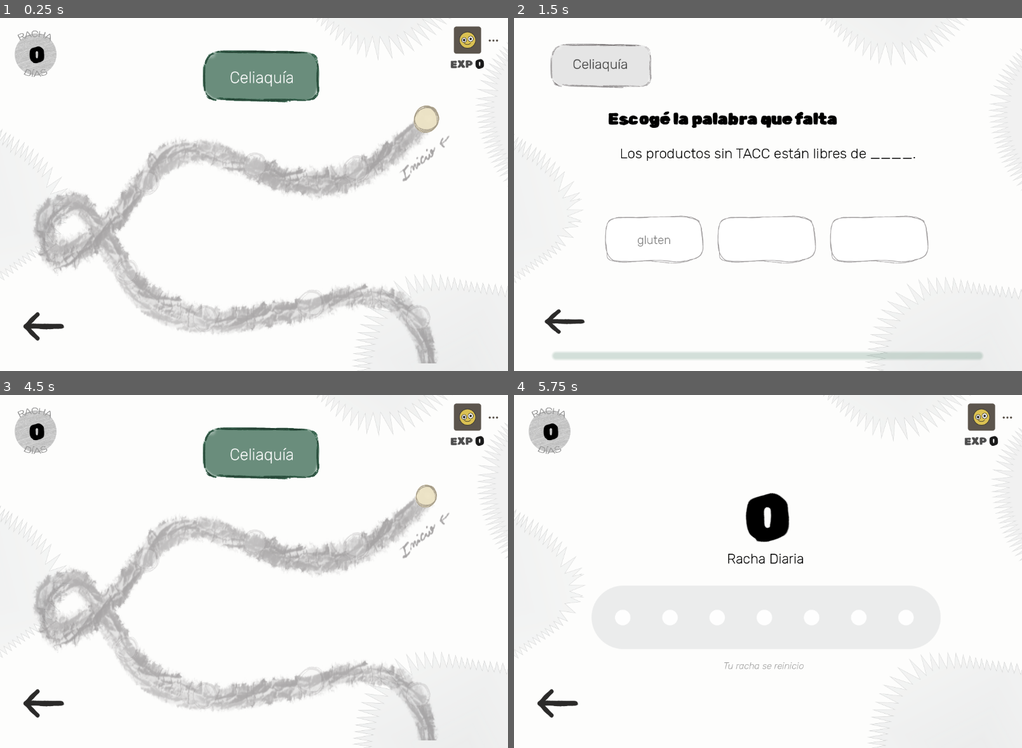
Above: before the commit, frames 1-4 (two rows, left to right).
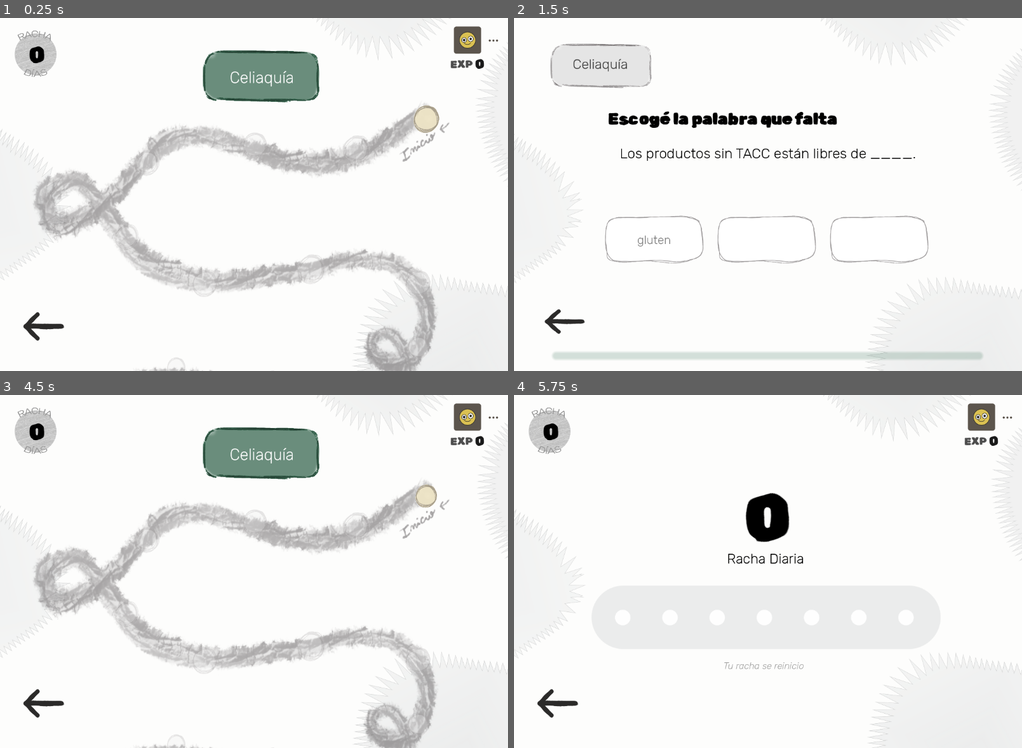
Above: after the commit, the same moments.

Repository: TTIP-e-vidente/e-vidente
Game: Godot game, scene res://mapas/MapScene.tscn
Same seed, same stepped clock (60 frames per second), same inputs: the game is played once before the commit and once after it. This scene is started directly instead of the project's main scene. Sound files missing from this copy of the repository are replaced by a short silence.
Inputs (mouse positions are in pixels of both pictures, inside the frame that each line leads up to):
- Up to frame 1 (0.25 s): no input
- Up to frame 2 (1.5 s): click (940, 120) at 0.5 s; click "gluten" at 1.25 s
- Up to frame 3 (4.5 s): click "sal" at 2 s; click "azúcar" at 2.75 s; click (50, 698) at 3.5 s; click (452, 416) at 4.25 s
- Up to frame 4 (5.75 s): click (549, 430) at 5 s

The runs differ from the first frame. In frame 1, 18% of the frame differs, in the area x 6-89%, y 24-100%; in frame 2, nothing differs; in frame 3, 18%; in frame 4, nothing differs.

Commit message:
Sumo Path2D para control de carga de nodos automática

Diff:
--- a/project/mapas/MapBoard.gd
+++ b/project/mapas/MapBoard.gd
@@ -14,6 +14,7 @@
 func _ready() -> void:
 	call_deferred("refresh_progress_from_save")
 	titulo_del_nivel.modulate = Color("#42785e")
+
 
 func obtener_contenedor_nodos() -> Node2D:
 	return contenedor_nodos
--- a/project/mapas/MapBoard.tscn
+++ b/project/mapas/MapBoard.tscn
@@ -23,6 +23,13 @@
 shader = ExtResource("11_fade_shader")
 shader_parameter/fade_size = 0.15
 
+[sub_resource type="Curve2D" id="Curve2D_gaknv"]
+bake_interval = 0.01
+_data = {
+"points": PackedVector2Array(0, 0, 0, 0, 921, 80.29628, 0, 0, 0, 0, 754, 177.69737, 0, 0, 0, 0, 521, 160.80125, 0, 0, 0, 0, 273, 197.57515, 0, 0, 0, 0, 230, 361.56683, 0, 0, 0, 0, 406, 465.92517, 0, 0, 0, 0, 646, 432.13293, 0, 0, 0, 0, 896, 466.91907, 0, 0, 0, 0, 895, 606.0635, 0, 0, 0, 0, 751, 729.3057, 0, 0, 0, 0, 564, 678.6174, 0, 0, 0, 0, 347, 652.77625, 0, 0, 0, 0, 164, 745.20795, 0, 0, 0, 0, 203, 1027.4724, 0, 0, 0, 0, 510, 1066.234, 0, 0, 0, 0, 716, 913.1752, 0, 0, 0, 0, 902, 1000.6373, 0, 0, 0, 0, 895, 1193.4518, 0, 0, 0, 0, 701, 1236.1891, 0, 0, 0, 0, 510, 1236.1891, 0, 0, 0, 0, 278, 1172.5802, 0, 0, 0, 0, 118, 1277.9324, 0, 0, 0, 0, 285, 1492.6123, 0, 0, 0, 0, 549, 1452.8568, 0, 0, 0, 0, 792, 1480.6857, 0, 0, 0, 0, 771, 1747.0479, 0, 0, 0, 0, 593, 1831.5284, 0, 0, 0, 0, 253, 1751.0234, 0, 0, 0, 0, 225, 2020.3673, 0, 0, 0, 0, 581, 2124.7256)
+}
+point_count = 30
+
 [sub_resource type="ShaderMaterial" id="ShaderMaterial_overlay"]
 shader = ExtResource("11_fade_shader")
 shader_parameter/fade_size = 0.1270000060325
@@ -39,7 +46,7 @@
 offset_left = 57.0
 offset_top = 140.21
 offset_right = 1157.0
-offset_bottom = 780.21
+offset_bottom = 10140.21
 scale = Vector2(1, 1.0061487)
 horizontal_scroll_mode = 0
 vertical_scroll_mode = 3
@@ -49,10 +56,13 @@
 custom_minimum_size = Vector2(1100, 4200)
 layout_mode = 2
 
+[node name="Path2D" type="Path2D" parent="ScrollContainer/Contenido" unique_id=1425880057]
+curve = SubResource("Curve2D_gaknv")
+
 [node name="curva" type="Sprite2D" parent="ScrollContainer/Contenido" unique_id=1066622270]
 self_modulate = Color(1, 1, 1, 0.46666667)
-position = Vector2(529, 1447.102)
-scale = Vector2(1.1516042, 1.576774)
+position = Vector2(529, 1228.834)
+scale = Vector2(1.1516042, 1.3494114)
 texture = ExtResource("4_oop13")
 
 [node name="NodesContainer" type="Node2D" parent="ScrollContainer/Contenido" unique_id=102587014]
@@ -65,7 +75,7 @@
 label_text = "Receta 1"
 
 [node name="Pregunta1" parent="ScrollContainer/Contenido/NodesContainer" unique_id=478850551 instance=ExtResource("4_questionnode")]
-position = Vector2(804.00006, 414.6678)
+position = Vector2(804.00006, 370.72794)
 scale = Vector2(1.7999902, 1.7999902)
 nivel_id = 2
 question_number = 1
@@ -73,7 +83,7 @@
 label_text = "Pregunta 1"
 
 [node name="Receta2" parent="ScrollContainer/Contenido/NodesContainer" unique_id=1445131880 instance=ExtResource("3_chapternode")]
-position = Vector2(571, 399.75946)
+position = Vector2(571, 355.8196)
 scale = Vector2(1.1399951, 1.1399951)
 nivel_id = 3
 level_number = 2
@@ -81,7 +91,7 @@
 icon_texture = ExtResource("8_icon5")
 
 [node name="Pregunta2" parent="ScrollContainer/Contenido/NodesContainer" unique_id=1195057867 instance=ExtResource("4_questionnode")]
-position = Vector2(329, 443.4905)
+position = Vector2(329, 399.55066)
 scale = Vector2(1.5799999, 1.6364286)
 nivel_id = 4
 question_number = 2
@@ -89,7 +99,7 @@
 label_text = "Pregunta 2"
 
 [node name="Receta3" parent="ScrollContainer/Contenido/NodesContainer" unique_id=1146155867 instance=ExtResource("3_chapternode")]
-position = Vector2(282, 636.3051)
+position = Vector2(282, 558.57294)
 scale = Vector2(1.1251177, 1.1656209)
 nivel_id = 5
 level_number = 3
@@ -97,7 +107,7 @@
 icon_texture = ExtResource("10_icon4")
 
 [node name="Pregunta3" parent="ScrollContainer/Contenido/NodesContainer" unique_id=1380028840 instance=ExtResource("4_questionnode")]
-position = Vector2(459, 744.6389)
+position = Vector2(459, 666.90674)
 scale = Vector2(1.6369104, 1.6402968)
 nivel_id = 6
 question_number = 3
@@ -106,7 +116,7 @@
 icon_texture = ExtResource("10_m2v86")
 
 [node name="Receta4" parent="ScrollContainer/Contenido/NodesContainer" unique_id=279800297 instance=ExtResource("3_chapternode")]
-position = Vector2(700, 707.8649)
+position = Vector2(700, 630.13275)
 scale = Vector2(1.3132204, 1.3481994)
 nivel_id = 7
 level_number = 4
@@ -114,7 +124,7 @@
 icon_texture = ExtResource("11_oop13")
 
 [node name="Pregunta4" parent="ScrollContainer/Contenido/NodesContainer" unique_id=1941662804 instance=ExtResource("4_questionnode")]
-position = Vector2(942.00006, 744.63885)
+position = Vector2(942.00006, 666.9067)
 scale = Vector2(1.6369165, 1.6403029)
 nivel_id = 8
 question_number = 4
@@ -123,14 +133,14 @@
 icon_texture = ExtResource("8_icon5")
 
 [node name="Receta5" parent="ScrollContainer/Contenido/NodesContainer" unique_id=2143944951 instance=ExtResource("3_chapternode")]
-position = Vector2(941.99994, 946.3983)
+position = Vector2(941.99994, 803.0696)
 scale = Vector2(1.039978, 1.039978)
 nivel_id = 9
 level_number = 5
 label_text = "Receta 5"
 
 [node name="Pregunta5" parent="ScrollContainer/Contenido/NodesContainer" unique_id=498746782 instance=ExtResource("4_questionnode")]
-position = Vector2(804, 1070.6343)
+position = Vector2(804, 927.30554)
 scale = Vector2(1.5251176, 1.5800207)
 nivel_id = 10
 question_number = 5
@@ -138,7 +148,7 @@
 label_text = "Pregunta 5"
 
 [node name="Receta6" parent="ScrollContainer/Contenido/NodesContainer" unique_id=1478396672 instance=ExtResource("3_chapternode")]
-position = Vector2(612, 1019.94617)
+position = Vector2(612, 876.61743)
 scale = Vector2(0.8851177, 0.9169812)
 nivel_id = 11
 level_number = 6
@@ -146,7 +156,7 @@
 icon_texture = ExtResource("10_icon4")
 
 [node name="Pregunta6" parent="ScrollContainer/Contenido/NodesContainer" unique_id=1392498150 instance=ExtResource("4_questionnode")]
-position = Vector2(394, 994.10504)
+position = Vector2(394, 850.7763)
 scale = Vector2(1.1969177, 1.1993937)
 nivel_id = 12
 question_number = 6
@@ -155,7 +165,7 @@
 icon_texture = ExtResource("11_gaknv")
 
 [node name="Pregunta7" parent="ScrollContainer/Contenido/NodesContainer" unique_id=1795411104 instance=ExtResource("4_questionnode")]
-position = Vector2(213, 1087.5305)
+position = Vector2(213, 944.2018)
 scale = Vector2(1.4926841, 1.5324433)
 nivel_id = 13
 question_number = 7
@@ -164,7 +174,7 @@
 icon_texture = ExtResource("8_icon5")
 
 [node name="Pregunta8" parent="ScrollContainer/Contenido/NodesContainer" unique_id=970675717 instance=ExtResource("4_questionnode")]
-position = Vector2(252, 1384.7035)
+position = Vector2(252, 1224.4788)
 scale = Vector2(1.3241454, 1.3179823)
 nivel_id = 14
 question_number = 8
@@ -172,7 +182,7 @@
 label_text = "Pregunta 8"
 
 [node name="Pregunta9" parent="ScrollContainer/Contenido/NodesContainer" unique_id=1275698258 instance=ExtResource("4_questionnode")]
-position = Vector2(562, 1432.4102)
+position = Vector2(562, 1272.1854)
 scale = Vector2(1.9, 1.9)
 nivel_id = 15
 question_number = 9
@@ -181,7 +191,7 @@
 icon_texture = ExtResource("10_icon4")
 
 [node name="Pregunta10" parent="ScrollContainer/Contenido/NodesContainer" unique_id=949029174 instance=ExtResource("4_questionnode")]
-position = Vector2(759, 1280.3448)
+position = Vector2(759, 1120.1201)
 scale = Vector2(1.62, 1.62)
 nivel_id = 16
 question_number = 10
@@ -190,7 +200,7 @@
 icon_texture = ExtResource("8_icon5")
 
 [node name="Pregunta11" parent="ScrollContainer/Contenido/NodesContainer" unique_id=1697269579 instance=ExtResource("4_questionnode")]
-position = Vector2(942.00006, 1354.8866)
+position = Vector2(942.00006, 1194.6619)
 scale = Vector2(1.54, 1.54)
 nivel_id = 17
 question_number = 11
@@ -199,7 +209,7 @@
 icon_texture = ExtResource("10_icon4")
 
 [node name="Pregunta12" parent="ScrollContainer/Contenido/NodesContainer" unique_id=1039054974 instance=ExtResource("4_questionnode")]
-position = Vector2(941.99994, 1548.6948)
+position = Vector2(941.99994, 1388.4701)
 scale = Vector2(1.8000048, 1.8000048)
 nivel_id = 18
 question_number = 12
@@ -207,7 +217,7 @@
 label_text = "Pregunta 12"
 
 [node name="Pregunta13" parent="ScrollContainer/Contenido/NodesContainer" unique_id=1501354289 instance=ExtResource("4_questionnode")]
-position = Vector2(750, 1651.0654)
+position = Vector2(750, 1432.2012)
 scale = Vector2(1.32, 1.32)
 nivel_id = 19
 question_number = 13
@@ -216,7 +226,7 @@
 icon_texture = ExtResource("10_m2v86")
 
 [node name="Pregunta14" parent="ScrollContainer/Contenido/NodesContainer" unique_id=397022552 instance=ExtResource("4_questionnode")]
-position = Vector2(552.00006, 1651.0654)
+position = Vector2(552.00006, 1432.2012)
 scale = Vector2(1.2107658, 1.2107658)
 nivel_id = 20
 question_number = 14
@@ -225,7 +235,7 @@
 icon_texture = ExtResource("8_icon5")
 
 [node name="Pregunta15" parent="ScrollContainer/Contenido/NodesContainer" unique_id=1840400001 instance=ExtResource("4_questionnode")]
-position = Vector2(329, 1598.3894)
+position = Vector2(329, 1379.5251)
 scale = Vector2(1.68294, 1.68294)
 nivel_id = 21
 question_number = 15
@@ -233,7 +243,7 @@
 icon_texture = ExtResource("12_h6wjv")
 
 [node name="Pregunta16" parent="ScrollContainer/Contenido/NodesContainer" unique_id=1840400002 instance=ExtResource("4_questionnode")]
-position = Vector2(174, 1700.76)
+position = Vector2(174, 1481.8958)
 scale = Vector2(1.637688, 1.637688)
 nivel_id = 22
 question_number = 16
@@ -241,7 +251,7 @@
 icon_texture = ExtResource("8_icon5")
 
 [node name="Pregunta17" parent="ScrollContainer/Contenido/NodesContainer" unique_id=1840400003 instance=ExtResource("4_questionnode")]
-position = Vector2(331, 1962.1532)
+position = Vector2(331, 1688.625)
 scale = Vector2(1.48, 1.48)
 nivel_id = 23
 question_number = 17
@@ -249,14 +259,14 @@
 icon_texture = ExtResource("10_icon4")
 
 [node name="Pregunta18" parent="ScrollContainer/Contenido/NodesContainer" unique_id=1840400004 instance=ExtResource("4_questionnode")]
-position = Vector2(593, 1928.3606)
+position = Vector2(593, 1654.8324)
 scale = Vector2(1.9399999, 1.9399999)
 nivel_id = 24
 question_number = 18
 label_text = "Pregunta 18"
 
 [node name="Pregunta19" parent="ScrollContainer/Contenido/NodesContainer" unique_id=1840400005 instance=ExtResource("4_questionnode")]
-position = Vector2(840, 1962.1528)
+position = Vector2(840, 1688.6246)
 scale = Vector2(1.58, 1.58)
 nivel_id = 25
 question_number = 19
@@ -264,7 +274,7 @@
 icon_texture = ExtResource("10_m2v86")
 
 [node name="Pregunta20" parent="ScrollContainer/Contenido/NodesContainer" unique_id=1840400006 instance=ExtResource("4_questionnode")]
-position = Vector2(824.00006, 2221.5579)
+position = Vector2(824.00006, 1948.0297)
 scale = Vector2(1.58, 1.58)
 nivel_id = 26
 question_number = 20
@@ -272,7 +282,7 @@
 label_text = "Vinculación"
 
 [node name="Pregunta21" parent="ScrollContainer/Contenido/NodesContainer" unique_id=1840400007 instance=ExtResource("4_questionnode")]
-position = Vector2(637.99994, 2397.476)
+position = Vector2(637.99994, 2029.5281)
 scale = Vector2(1.52, 1.52)
 nivel_id = 27
 question_number = 21
@@ -280,7 +290,7 @@
 icon_texture = ExtResource("8_icon5")
 
 [node name="Pregunta22" parent="ScrollContainer/Contenido/NodesContainer" unique_id=1840400008 instance=ExtResource("4_questionnode")]
-position = Vector2(301, 2276.2222)
+position = Vector2(301, 1948.0295)
 scale = Vector2(1.58, 1.58)
 nivel_id = 28
 question_number = 22
@@ -288,14 +298,14 @@
 icon_texture = ExtResource("10_icon4")
 
 [node name="Pregunta23" parent="ScrollContainer/Contenido/NodesContainer" unique_id=1840400009 instance=ExtResource("4_questionnode")]
-position = Vector2(270, 2589.2966)
+position = Vector2(270, 2221.3486)
 scale = Vector2(1.72, 1.72)
 nivel_id = 29
 question_number = 23
 label_text = "Pregunta 23"
 
 [node name="Pregunta24" parent="ScrollContainer/Contenido/NodesContainer" unique_id=1840400010 instance=ExtResource("4_questionnode")]
-position = Vector2(638, 2694.6492)
+position = Vector2(638, 2326.7012)
 scale = Vector2(1.86, 1.86)
 nivel_id = 30
 question_number = 24
